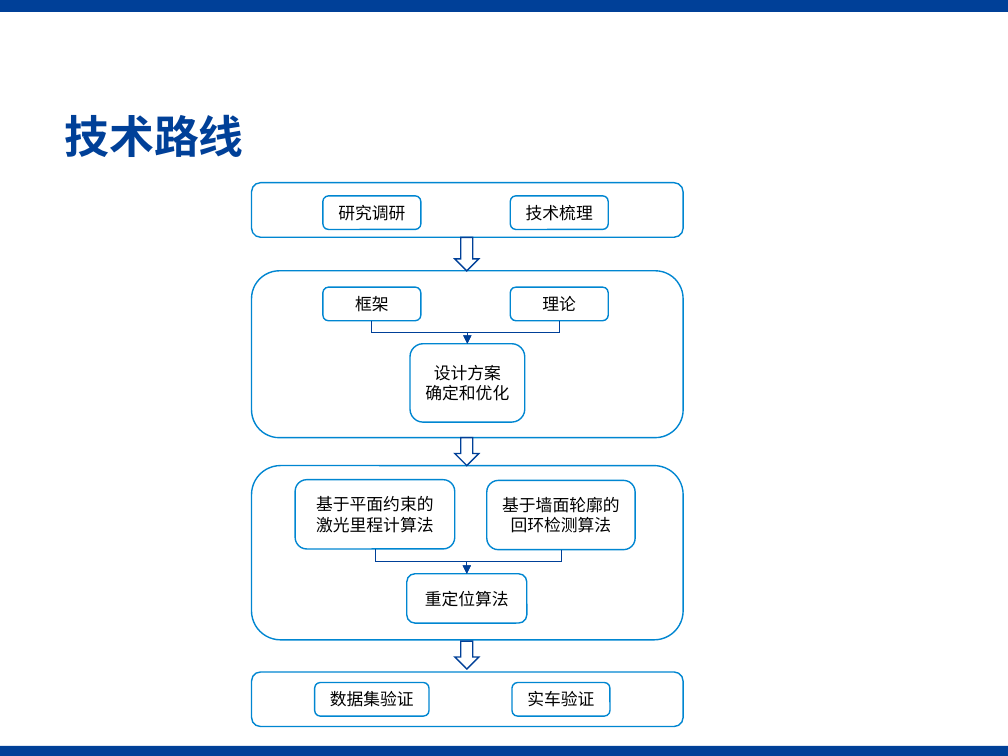
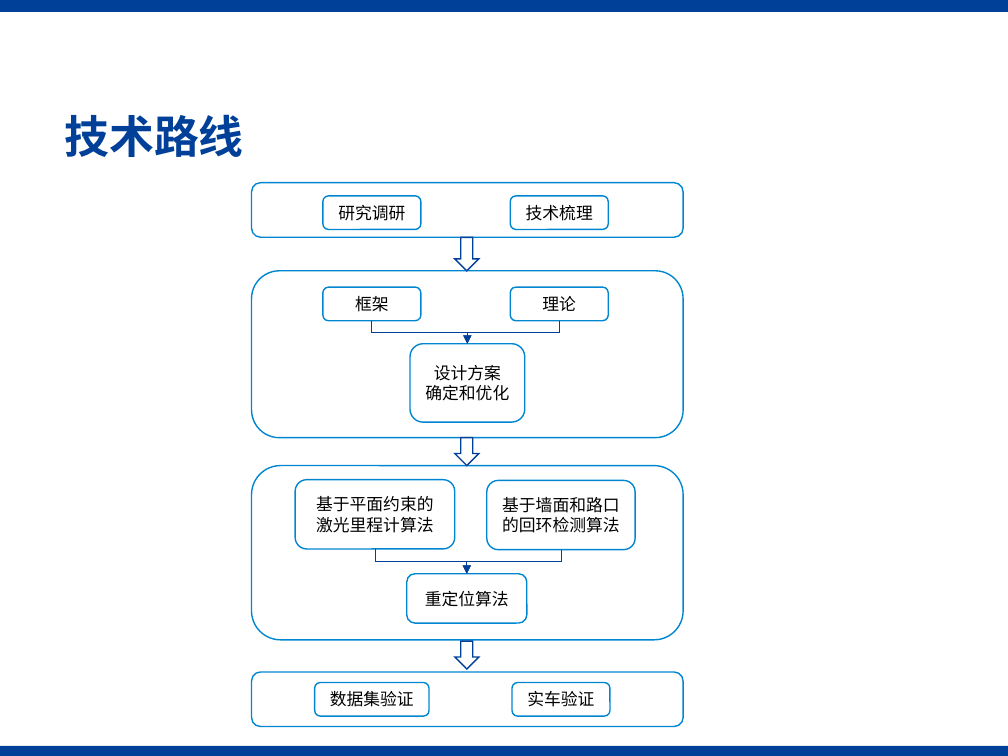
Before and after one commit to Shelfcol/informal_note, a slide deck: slide 13 of 毕业论文/开题/gxf-开题报告1.pptx. Drawn at 1008x756 pixels with LibreOffice and Linux fonts; fonts in the diff are those of the drawing; background and template pictures are left out. Boxes give left, top, right and bottom in pixels: in the first picture for what was removed or moved away, otherwise in the second. Text is boxed around its words. In the diff, an @@ line names an element or a change of style, - is before the commit and + after.

```diff
--- a/毕业论文/开题/gxf-开题报告1.pptx
+++ b/毕业论文/开题/gxf-开题报告1.pptx
@@ text in rounded rectangle at (502,497,619,533): text changed @@
-基于墙面轮廓的回环检测算法
+基于墙面和路口的回环检测算法
```
Also in this commit, not shown: 5 other slides changed.
